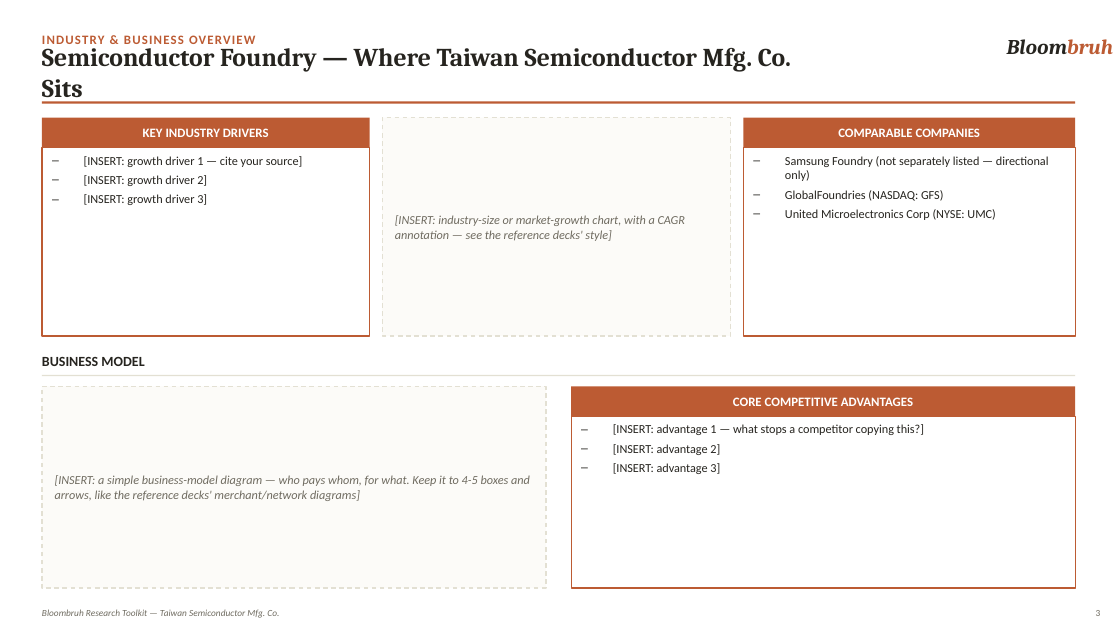
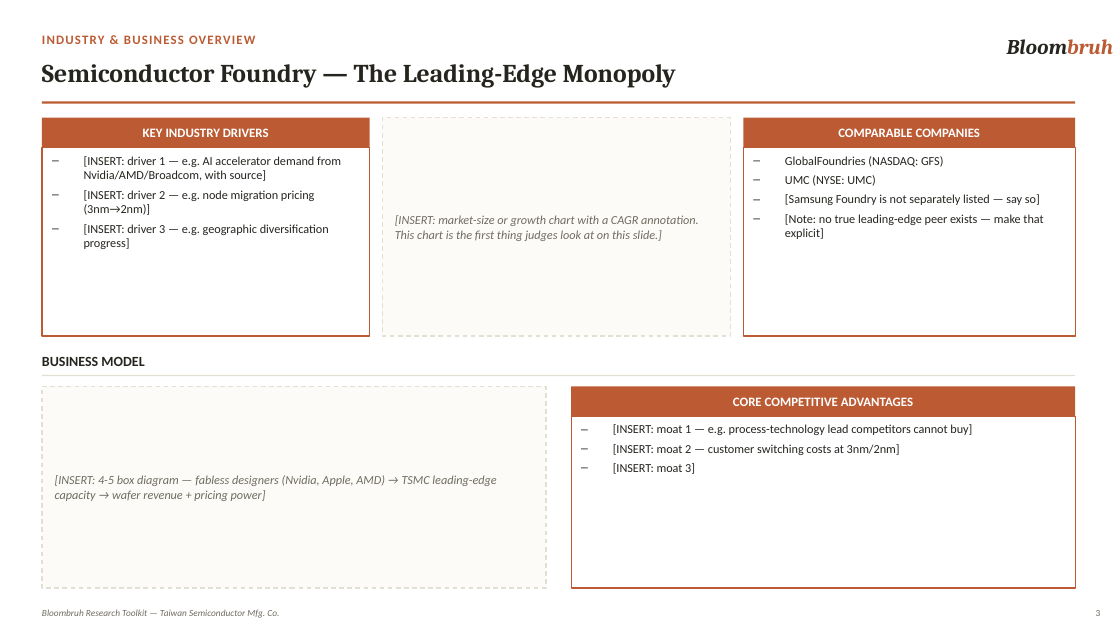
Before and after one commit to hopeful-chicken/Bloombruh, a slide deck: slide 3 of src/data/pitch-templates/tsmc.pptx. Drawn at 1120x630 pixels with LibreOffice and Linux fonts; fonts in the diff are those of the drawing. Boxes give left, top, right and bottom in pixels: in the first picture for what was removed or moved away, otherwise in the second. Text is boxed around its words. In the diff, an @@ line names an element or a change of style, - is before the commit and + after.

```diff
--- a/src/data/pitch-templates/tsmc.pptx
+++ b/src/data/pitch-templates/tsmc.pptx
@@ text at [42,64,676,87]: text changed @@
-Semiconductor Foundry — Where Taiwan Semiconductor Mfg. Co. Sits
+Semiconductor Foundry — The Leading-Edge Monopoly
@@ text at [84,156,341,249]: text changed @@
-– [INSERT: growth driver 1 — cite your source]
-– [INSERT: growth driver 2]
-– [INSERT: growth driver 3]
+– [INSERT: driver 1 — e.g. AI accelerator demand from Nvidia/AMD/Broadcom, with source]
+– [INSERT: driver 2 — e.g. node migration pricing (3nm→2nm)]
+– [INSERT: driver 3 — e.g. geographic diversification progress]
@@ text at [785,156,1049,181]: paragraph removed @@
-– Samsung Foundry (not separately listed — directional only)
@@ text at [785,175,1043,239]: text changed @@
-– United Microelectronics Corp (NYSE: UMC)
+– UMC (NYSE: UMC)
+– [Samsung Foundry is not separately listed — say so]
+– [Note: no true leading-edge peer exists — make that explicit]
@@ text at [395,215,699,241]: text changed @@
-[INSERT: industry-size or market-growth chart, with a CAGR annotation — see the reference decks' style]
+[INSERT: market-size or growth chart with a CAGR annotation. This chart is the first thing judges look at on this slide.]
@@ text at [613,424,972,474]: text changed @@
-– [INSERT: advantage 1 — what stops a competitor copying this?]
-– [INSERT: advantage 2]
-– [INSERT: advantage 3]
+– [INSERT: moat 1 — e.g. process-technology lead competitors cannot buy]
+– [INSERT: moat 2 — customer switching costs at 3nm/2nm]
+– [INSERT: moat 3]
@@ text at [55,475,496,501]: text changed @@
-[INSERT: a simple business-model diagram — who pays whom, for what. Keep it to 4-5 boxes and arrows, like the reference decks' merchant/network diagrams]
+[INSERT: 4-5 box diagram — fabless designers (Nvidia, Apple, AMD) → TSMC leading-edge capacity → wafer revenue + pricing power]
```
Also in this commit, not shown: 9 other slides changed, 4 slides added, 18 other files.
